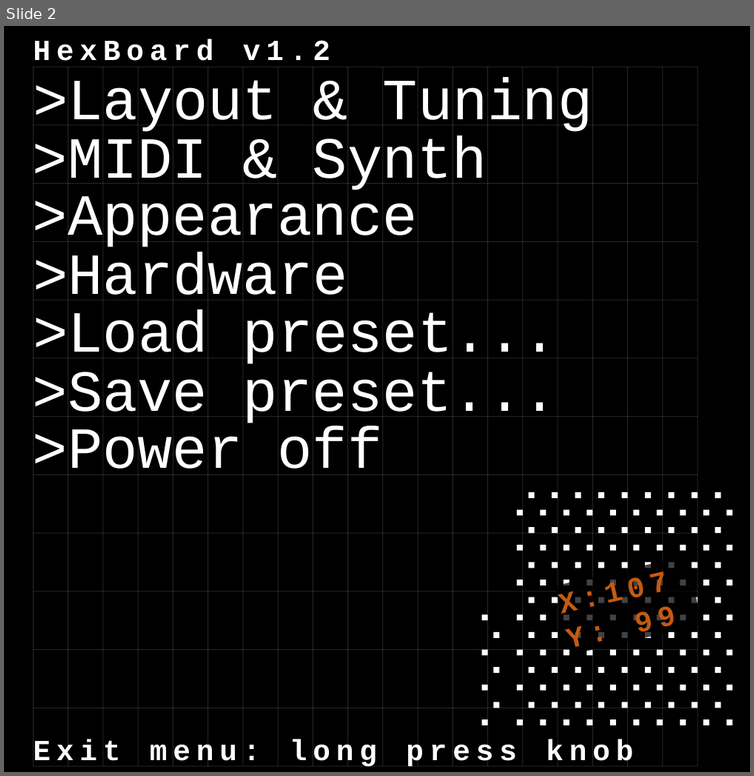
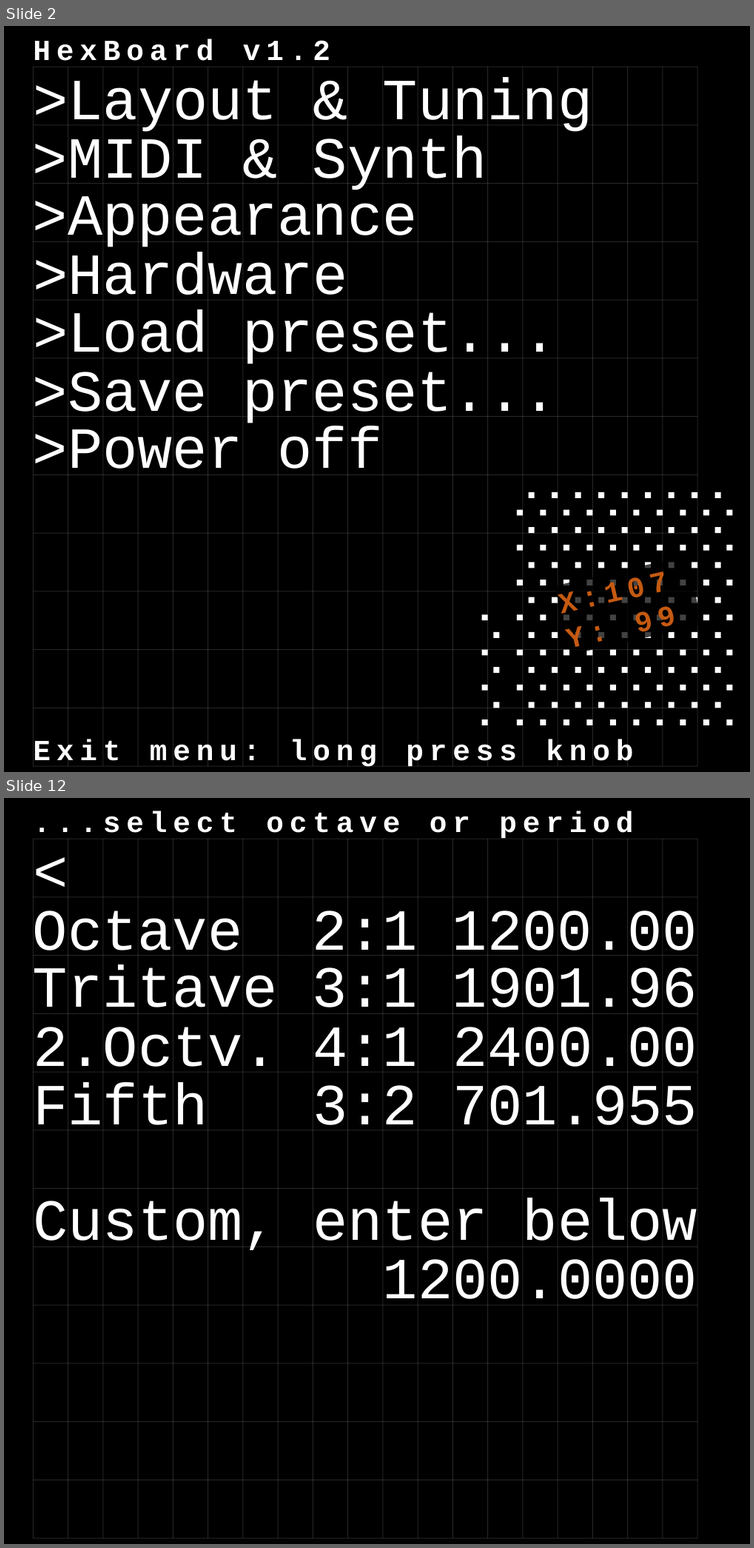
Before and after one commit to theHDM/MultiCoreTest, a slide deck: Hexboard Edit Design.pptx. Shown one above the other, each under a label of ours: slide 2 before the commit, slides 2 and 12 after it; the slides between them are not shown. The pictures are 754x776 and 754x1548 pixels, drawn with LibreOffice and Linux fonts; fonts in the diff are those of the drawing. Boxes give left, top, right and bottom in pixels: in the first picture for what was removed or moved away, otherwise in the second. Text is boxed around its words. In the diff, an @@ line names an element or a change of style, - is before the commit and + after.

```diff
--- a/Hexboard Edit Design.pptx
+++ b/Hexboard Edit Design.pptx
@@ slide 12 added at box(4, 798, 750, 1544), background #000000; not listed: 33 template elements that a slide beside it also shows @@
@@ text added at box(33, 811, 633, 839), 45 pt, text #FFFFFF, bold @@
+...select octave or period
@@ text added at box(33, 833, 733, 903), 90 pt, text #FFFFFF @@
+<
@@ text added at box(33, 910, 697, 966), 90 pt, text #FFFFFF @@
+Octave 2:1 1200.00
@@ text added at box(33, 964, 697, 1014), 90 pt, text #FFFFFF @@
+Tritave 3:1 1901.96
@@ text added at box(33, 1027, 697, 1073), 90 pt, text #FFFFFF @@
+2.Octv. 4:1 2400.00
@@ text added at box(33, 1082, 697, 1131), 90 pt, text #FFFFFF @@
+Fifth 3:2 701.955
@@ text added at box(33, 1198, 697, 1250), 90 pt, text #FFFFFF @@
+Custom, enter below
@@ text added at box(383, 1259, 697, 1306), 90 pt, text #FFFFFF @@
+1200.0000
```
Also in this commit, not shown: 4 slides changed, 7 other slides added, 17 slides removed.
